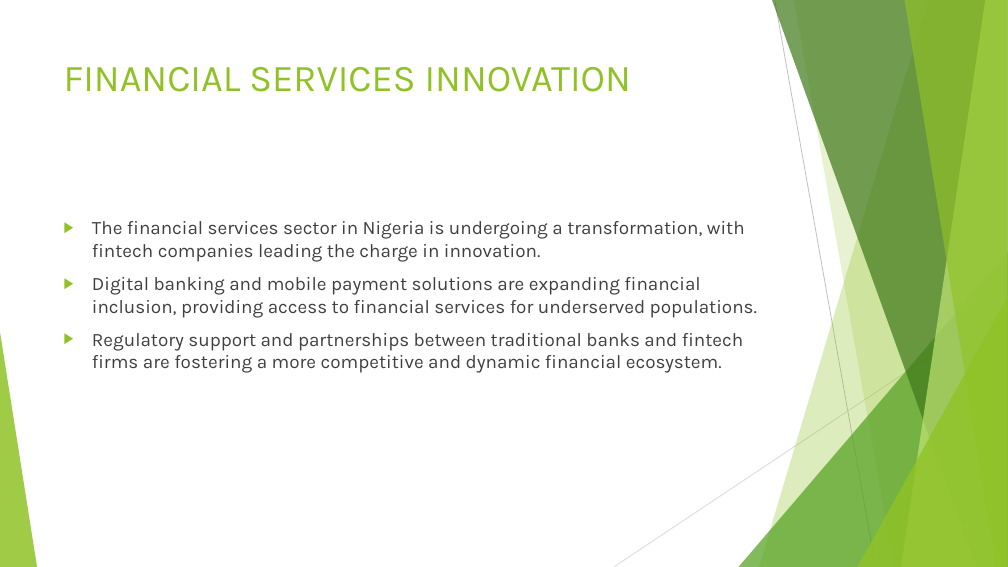
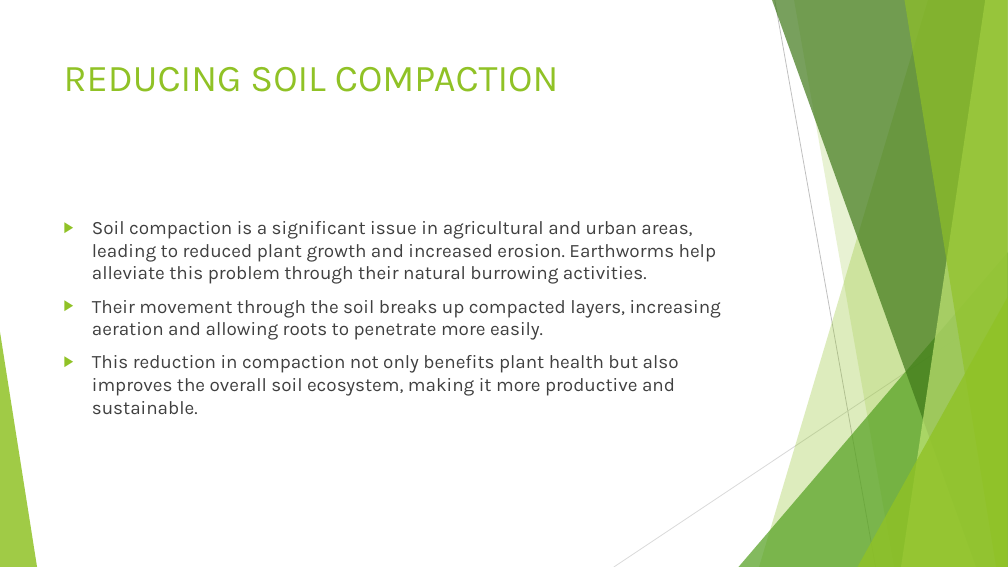
Before and after one commit to classicemmaeasy/ppt_powered_LLM, a slide deck: slide 7 of output.pptx. Drawn at 1008x567 pixels with LibreOffice and Linux fonts; fonts in the diff are those of the drawing. Boxes give left, top, right and bottom in pixels: in the first picture for what was removed or moved away, otherwise in the second. Text is boxed around its words. In the diff, an @@ line names an element or a change of style, - is before the commit and + after.

```diff
--- a/output.pptx
+++ b/output.pptx
@@ title at (64, 67, 559, 92): text changed @@
-FINANCIAL SERVICES INNOVATION
+REDUCING SOIL COMPACTION
@@ text at (92, 221, 721, 414): text changed @@
-▶ The financial services sector in Nigeria is undergoing a transformation, with fintech companies leading the charge in innovation.
-▶ Digital banking and mobile payment solutions are expanding financial inclusion, providing access to financial services for underserved populations.
-▶ Regulatory support and partnerships between traditional banks and fintech firms are fostering a more competitive and dynamic financial ecosystem.
+▶ Soil compaction is a significant issue in agricultural and urban areas, leading to reduced plant growth and increased erosion. Earthworms help alleviate this problem through their natural burrowing activities.
+▶ Their movement through the soil breaks up compacted layers, increasing aeration and allowing roots to penetrate more easily.
+▶ This reduction in compaction not only benefits plant health but also improves the overall soil ecosystem, making it more productive and sustainable.
```
Also in this commit, not shown: 4 other slides changed, 5 slides added, 5 slides removed, 1 other file.
